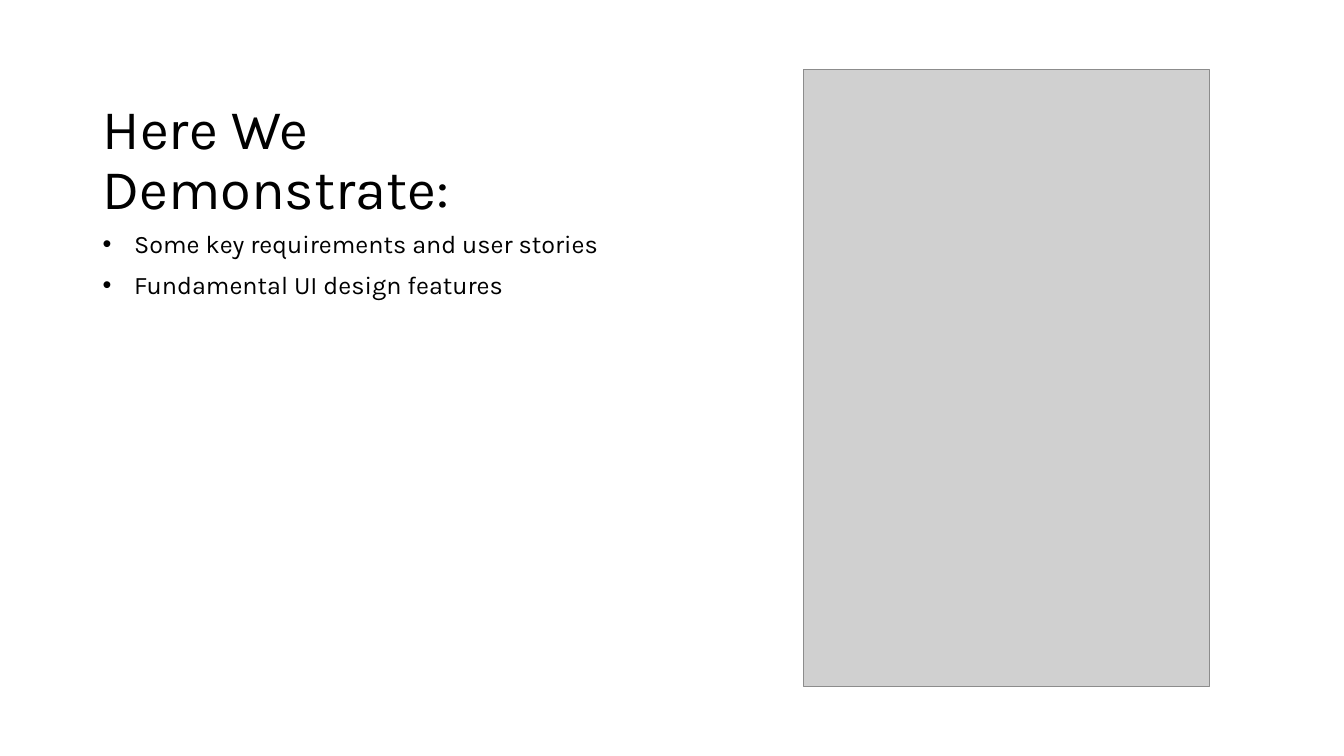
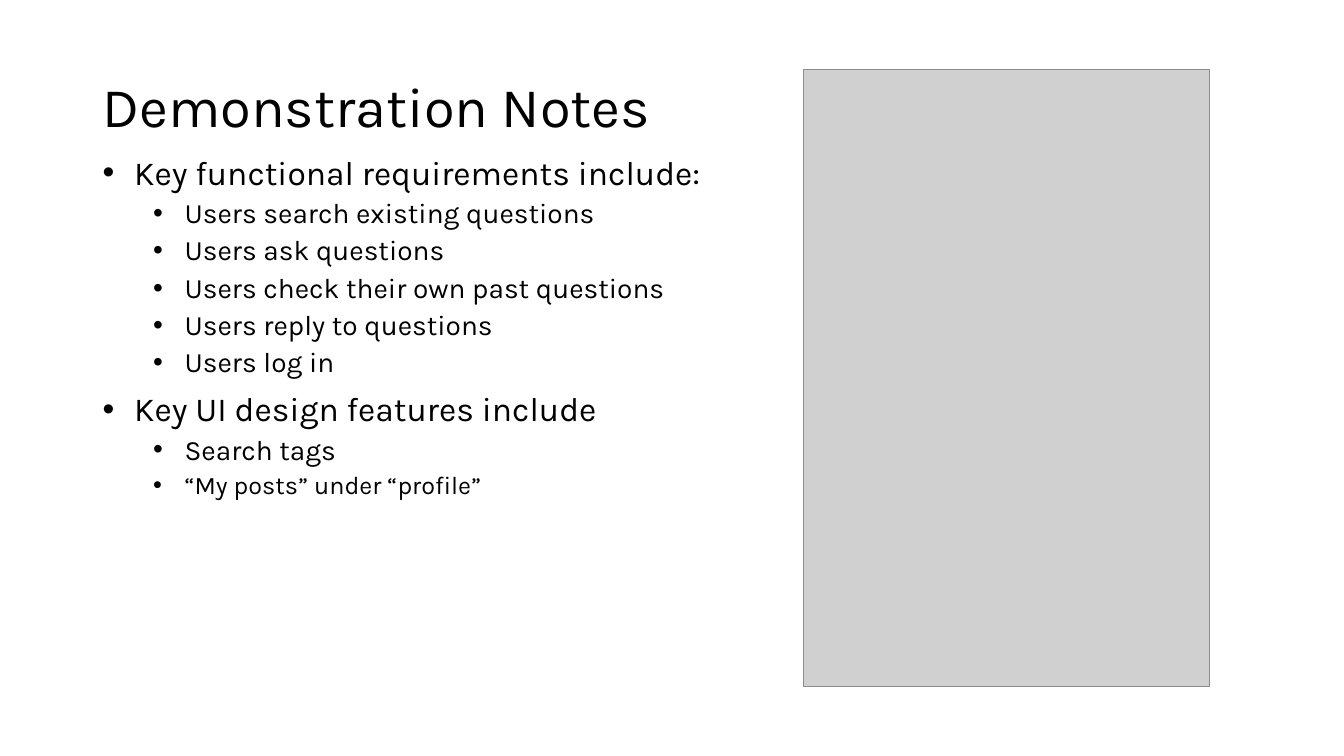
Before and after one commit to calvin-cs262-fall2025-teamE/Project, a slide deck: slide 5 of CommUnity Technical Presentation.pptx. Drawn at 1344x756 pixels with LibreOffice and Linux fonts; fonts in the diff are those of the drawing; grey boxes stand for pictures. Boxes give left, top, right and bottom in pixels: in the first picture for what was removed or moved away, otherwise in the second. Text is boxed around its words. In the diff, an @@ line names an element or a change of style, - is before the commit and + after.

```diff
--- a/CommUnity Technical Presentation.pptx
+++ b/CommUnity Technical Presentation.pptx
@@ title at (103, 88, 650, 128): text changed @@
-Here We Demonstrate:
+Demonstration Notes
@@ text at (134, 162, 700, 501): text changed; size 18 to 20 pt @@
-• Some key requirements and user stories
-• Fundamental UI design features
+• Key functional requirements include:
+  • Users search existing questions
+  • Users ask questions
+  • Users check their own past questions
+  • Users reply to questions
+  • Users log in
+• Key UI design features include
+  • Search tags
+  • “My posts” under “profile”
```
Also in this commit, not shown: 5 other slides changed, 1 other file.
